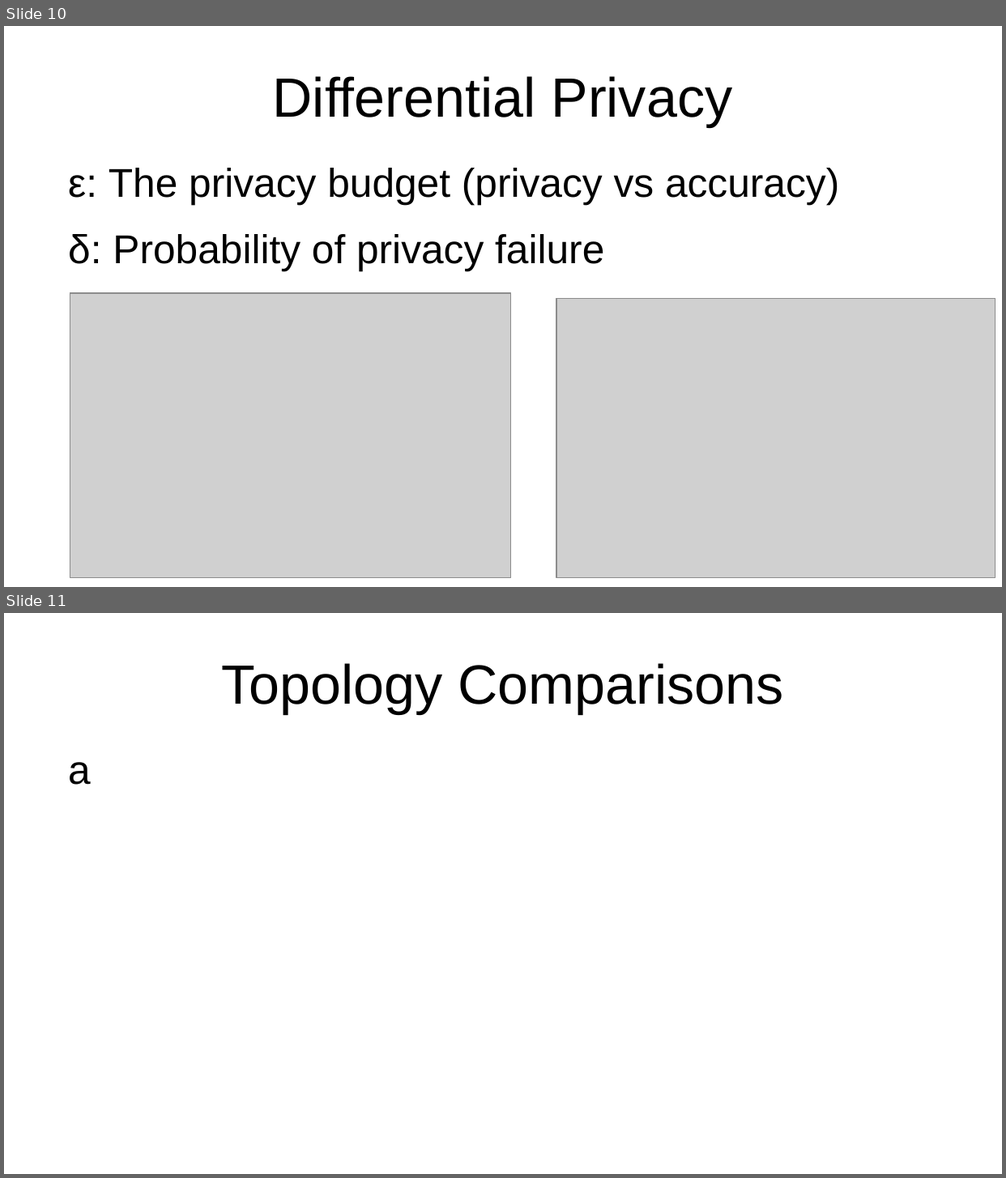
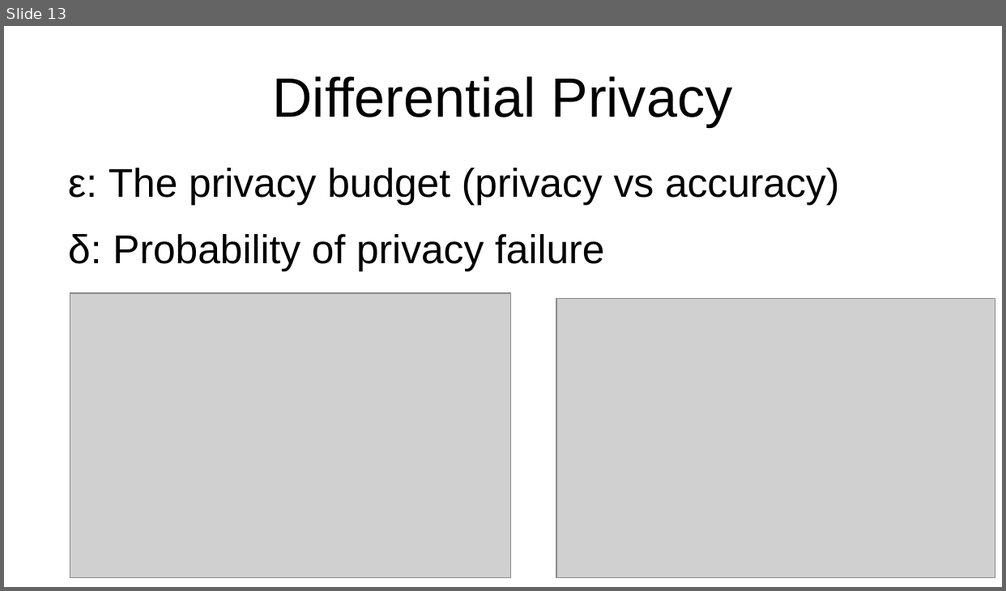
Before and after one commit to MortenMunk/PE-capstone, a slide deck: presentation.odp. Shown one above the other, each under a label of ours: slides 10 and 11 before the commit, slide 13 after it. The pictures are 1006x1178 and 1006x591 pixels, drawn with LibreOffice and Linux fonts; fonts in the diff are those of the drawing; grey boxes stand for pictures. Boxes give left, top, right and bottom in pixels: in the first picture for what was removed or moved away, otherwise in the second. Text is boxed around its words. In the diff, an @@ line names an element or a change of style, - is before the commit and + after.

```diff
--- a/presentation.odp
+++ b/presentation.odp
@@ slide 11 removed at (4, 613, 1002, 1174), background #FFFFFF @@
@@ title removed at (221, 663, 783, 714) @@
-Topology Comparisons
@@ text removed at (68, 762, 91, 785) @@
-a
@@ what was slide 10 is now slide 13 @@
```
Also in this commit, not shown: 5 slides changed, 6 slides added, 1 other slide removed, 6 other files.
